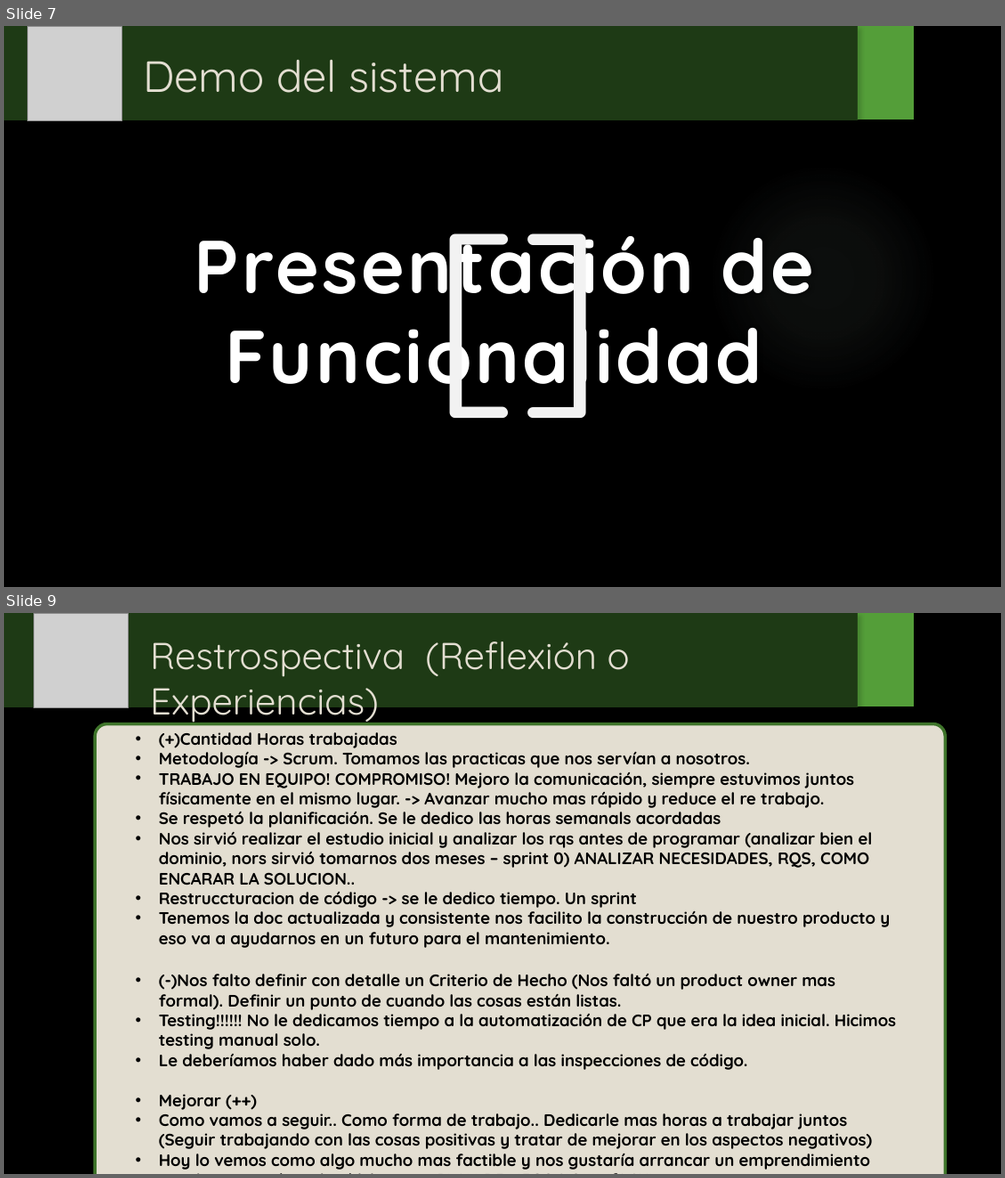
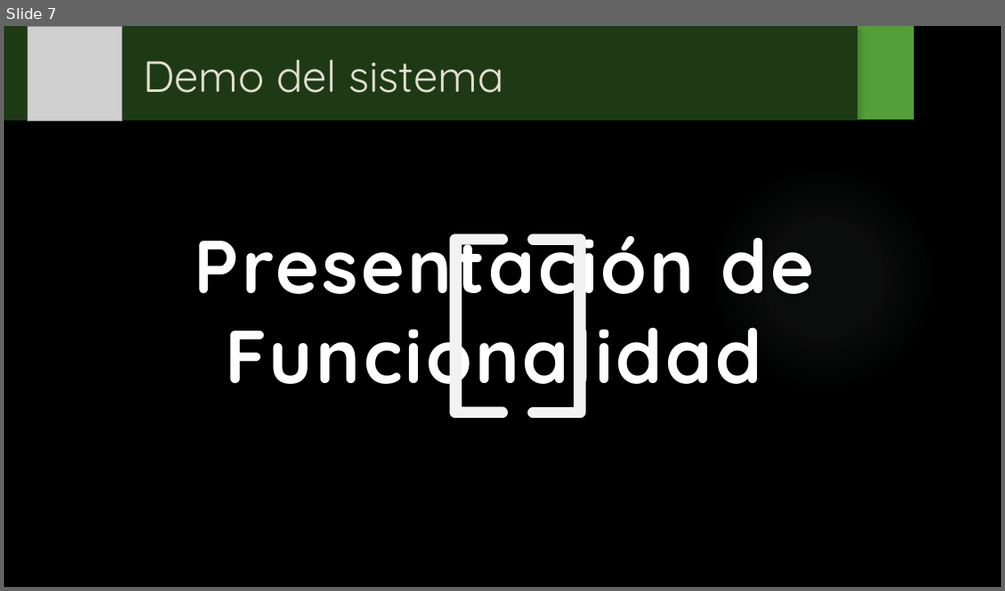
Before and after one commit to fallemand/quegolazo, a slide deck: Documentacion/Presentación Regularidad/Presentación Regularidad.pptx. Shown one above the other, each under a label of ours: slides 7 and 9 before the commit, slide 7 after it; the slides between them are not shown. The pictures are 1005x1178 and 1005x591 pixels, drawn with LibreOffice and Linux fonts; fonts in the diff are those of the drawing; grey boxes stand for pictures; background and template pictures are left out. Boxes give left, top, right and bottom in pixels: in the first picture for what was removed or moved away, otherwise in the second. Text is boxed around its words. In the diff, an @@ line names an element or a change of style, - is before the commit and + after.

```diff
--- a/Documentacion/Presentación Regularidad/Presentación Regularidad.pptx
+++ b/Documentacion/Presentación Regularidad/Presentación Regularidad.pptx
@@ slide 9 removed at <box>4,613,1001,1174</box>, background picture (left out); not listed: 1 template element that a slide beside it also shows @@
@@ rectangle removed at <box>4,613,858,707</box> @@
@@ picture removed at <box>34,613,128,708</box> @@
@@ title removed at <box>150,641,630,724</box> @@
-Restrospectiva (Reflexión o Experiencias)
@@ rounded rectangle removed at <box>96,723,946,1174</box> @@
@@ text removed at <box>159,732,896,1169</box> @@
-• (+)Cantidad Horas trabajadas
-• Metodología -> Scrum. Tomamos las practicas que nos servían a nosotros.
-• TRABAJO EN EQUIPO! COMPROMISO! Mejoro la comunicación, siempre estuvimos juntos físicamente en el mismo lugar. -> Avanzar mucho mas rápido y reduce el re trabajo.
-• Se respetó la planificación. Se le dedico las horas semanals acordadas
-• Nos sirvió realizar el estudio inicial y analizar los rqs antes de programar (analizar bien el dominio, nors sirvió tomarnos dos meses – sprint 0) ANALIZAR NECESIDADES, RQS, COMO ENCARAR LA SOLUCION..
-• Restruccturacion de código -> se le dedico tiempo. Un sprint
-• Tenemos la doc actualizada y consistente nos facilito la construcción de nuestro producto y eso va a ayudarnos en un futuro para el mantenimiento.
-• (-)Nos falto definir con detalle un Criterio de Hecho (Nos faltó un product owner mas formal). Definir un punto de cuando las cosas están listas.
-• Testing!!!!!! No le dedicamos tiempo a la automatización de CP que era la idea inicial. Hicimos testing manual solo.
-• Le deberíamos haber dado más importancia a las inspecciones de código.
-• Mejorar (++)
-• Como vamos a seguir.. Como forma de trabajo.. Dedicarle mas horas a trabajar juntos (Seguir trabajando con las cosas positivas y tratar de mejorar en los aspectos negativos)
-• Hoy lo vemos como algo mucho mas factible y nos gustaría arrancar un emprendimiento propio y por tal motivo hicimos un PLAN DE NEGOCIO!!!! (fACU)
```
Also in this commit, not shown: 4 slides changed.
